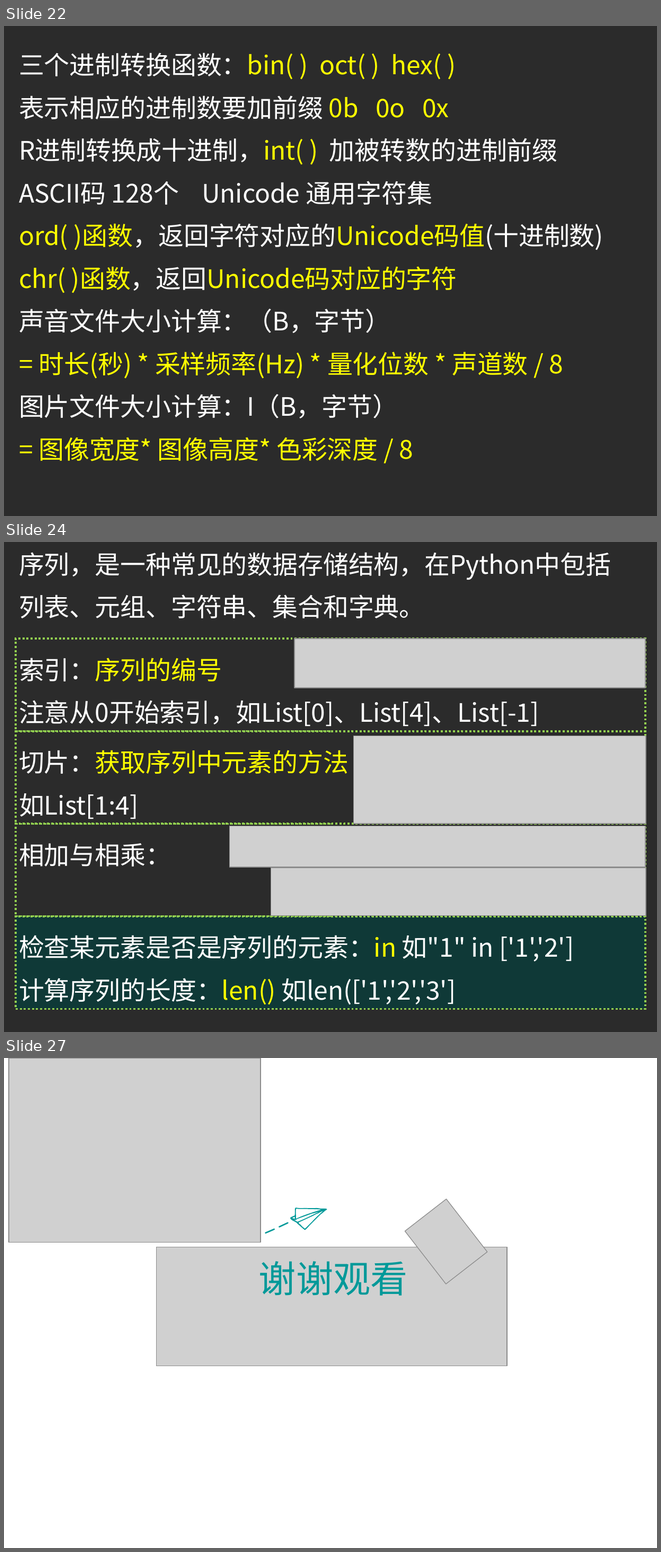
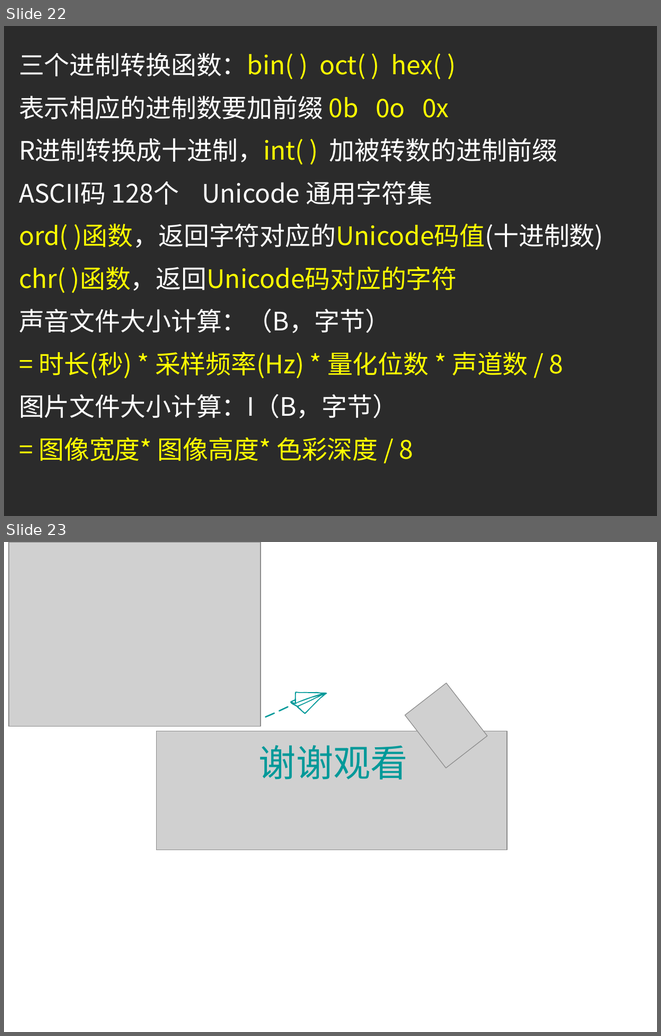
Before and after one commit to hongm32/2020design, a slide deck: 【第13-14课】数据编码/【第14课】数据编码.pptx. Shown one above the other, each under a label of ours: slides 22, 24 and 27 before the commit, slides 22 and 23 after it; the slides between them are not shown. The pictures are 661x1552 and 661x1036 pixels, drawn with LibreOffice and Linux fonts; fonts in the diff are those of the drawing; grey boxes stand for pictures; background and template pictures are left out; a plain dark background stands for a picture behind light text. Boxes give left, top, right and bottom in pixels: in the first picture for what was removed or moved away, otherwise in the second. Text is boxed around its words. In the diff, an @@ line names an element or a change of style, - is before the commit and + after.

```diff
--- a/【第13-14课】数据编码/【第14课】数据编码.pptx
+++ b/【第13-14课】数据编码/【第14课】数据编码.pptx
@@ slide 24 removed at box(4, 542, 657, 1032), background picture (left out) @@
@@ text removed at box(19, 552, 611, 618) @@
-序列，是一种常见的数据存储结构，在Python中包括
-列表、元组、字符串、集合和字典。
@@ rectangle removed at box(16, 638, 645, 731) @@
-索引：序列的编号
-注意从0开始索引，如List[0]、List[4]、List[-1]
@@ picture removed at box(294, 638, 645, 688) @@
@@ rectangle removed at box(16, 731, 645, 823) @@
-切片：获取序列中元素的方法
-如List[1:4]
@@ picture removed at box(353, 736, 646, 823) @@
@@ rectangle removed at box(16, 823, 645, 916) @@
-相加与相乘：
@@ picture removed at box(229, 826, 645, 867) @@
@@ picture removed at box(271, 868, 646, 916) @@
@@ rectangle removed at box(16, 916, 645, 1009) @@
-检查某元素是否是序列的元素：in 如"1" in ['1','2']
-计算序列的长度：len() 如len(['1','2','3']
@@ what was slide 27 is now slide 23 @@
```
Also in this commit, not shown: 1 slide changed, 3 other slides removed, 9 other files.
